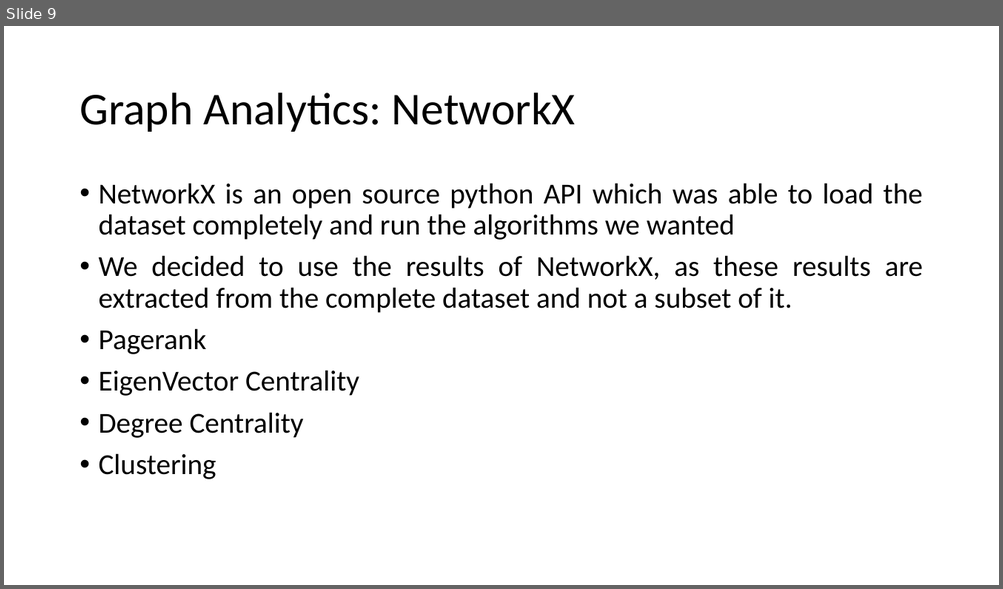
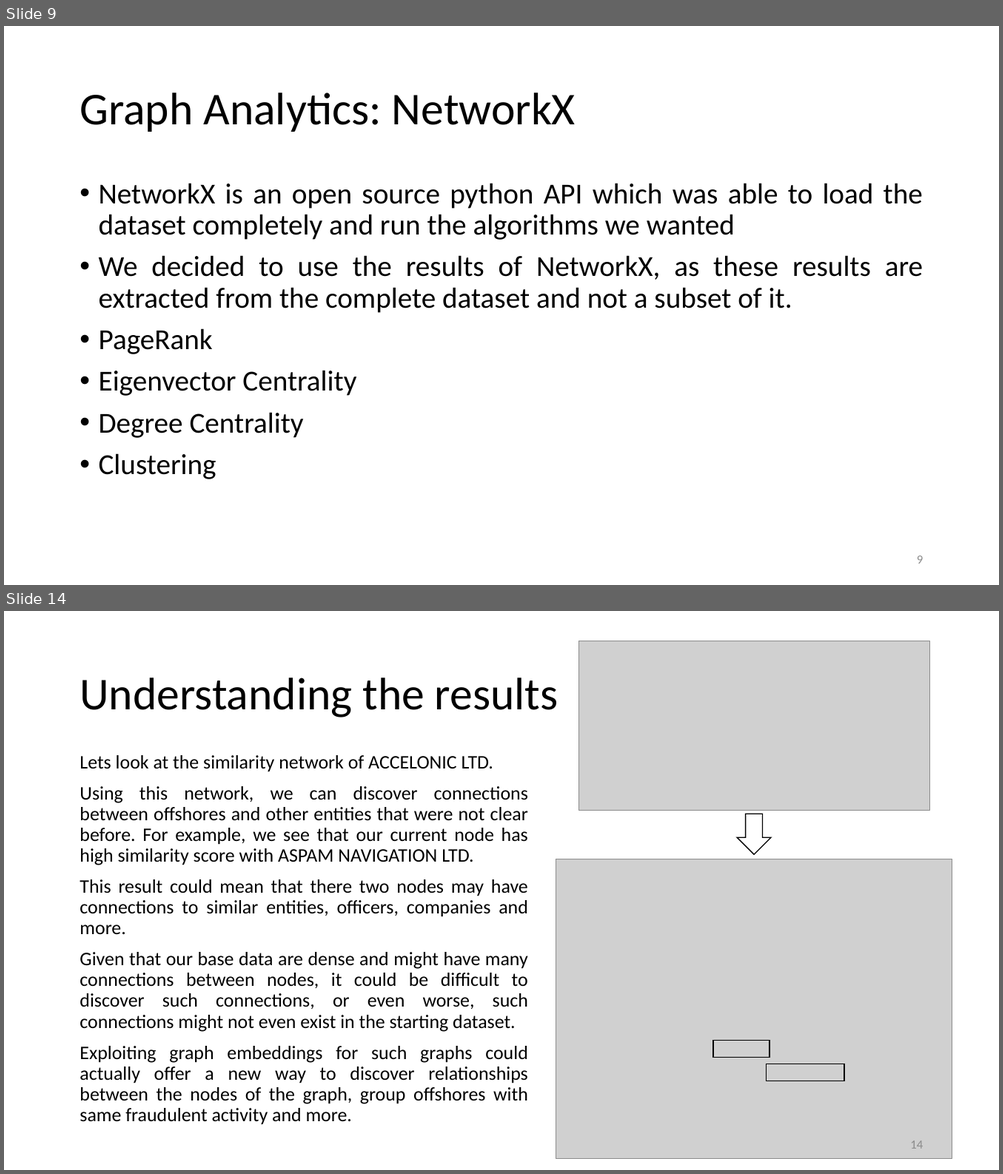
Before and after one commit to MChatzakis/Panama-Papers-Analysis, a slide deck: Presentation/panama_papers.pptx. Shown one above the other, each under a label of ours: slide 9 before the commit, slides 9 and 14 after it; the slides between them are not shown. The pictures are 1003x589 and 1003x1174 pixels, drawn with LibreOffice and Linux fonts; fonts in the diff are those of the drawing; grey boxes stand for pictures. Boxes give left, top, right and bottom in pixels: in the first picture for what was removed or moved away, otherwise in the second. Text is boxed around its words. In the diff, an @@ line names an element or a change of style, - is before the commit and + after.

```diff
--- a/Presentation/panama_papers.pptx
+++ b/Presentation/panama_papers.pptx
@@ slide 14 added at [4, 611, 999, 1170], background #FFFFFF @@
@@ picture added at [578, 641, 929, 810] @@
@@ title added at [79, 678, 558, 718], 44 pt, text #000000 @@
+Understanding the results
@@ text added at [79, 755, 528, 1125], 18.5 pt, text #000000 @@
+Lets look at the similarity network of ACCELONIC LTD.
+Using this network, we can discover connections between offshores and other entities that were not clear before. For example, we see that our current node has high similarity score with ASPAM NAVIGATION LTD.
+This result could mean that there two nodes may have connections to similar entities, officers, companies and more.
+Given that our base data are dense and might have many connections between nodes, it could be difficult to discover such connections, or even worse, such connections might not even exist in the starting dataset.
+Exploiting graph embeddings for such graphs could actually offer a new way to discover relationships between the nodes of the graph, group offshores with same fraudulent activity and more.
@@ down arrow added at [737, 814, 770, 855], outline #000000 1 pt @@
@@ picture added at [555, 860, 951, 1159] @@
@@ rectangle added at [713, 1041, 769, 1058], outline #000000 1 pt @@
@@ rectangle added at [765, 1065, 844, 1082], outline #000000 1 pt @@
@@ page number added at [910, 1141, 922, 1149], 12 pt, text #8C8C8C @@
+14
@@ slide 9 changed as well @@
@@ text at [99, 329, 356, 396]: text changed @@
-• Pagerank
-• EigenVector Centrality
+• PageRank
+• Eigenvector Centrality
@@ page number added at [916, 556, 922, 564], 12 pt, text #8C8C8C @@
+9
```
Also in this commit, not shown: 13 other slides changed.
